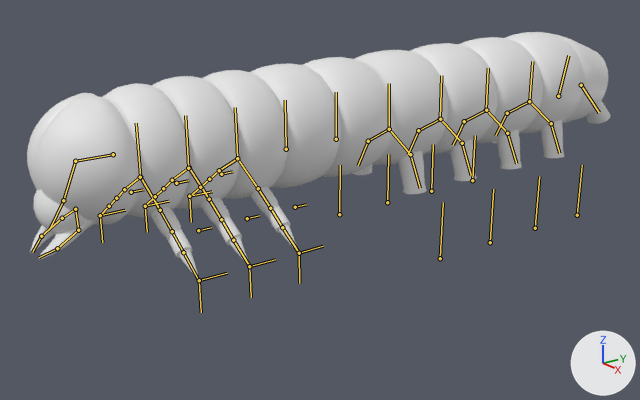
One commit to the Blender file 01/Assets/models/enemies/caterpillars/caterpillar05.blend: the scene before it, then after it.
Both versions are drawn from a 50 mm camera at (11.34, -3.39, 4.75) aimed at (-0.49, 5.46, -0.24). Every picture has the same lights, and +X, +Y and +Z are marked at lower right. Both versions are drawn at frame 1 of the action 'c1_default'; the numbers are the values there. The bones that bend it are drawn over the model as lines.

Names of what the first picture shows: 'body_inner_skin', 'body_outer_shape', 'face', 'forelegs', 'head', 'mandibles', 'prolegs', 'tail'.
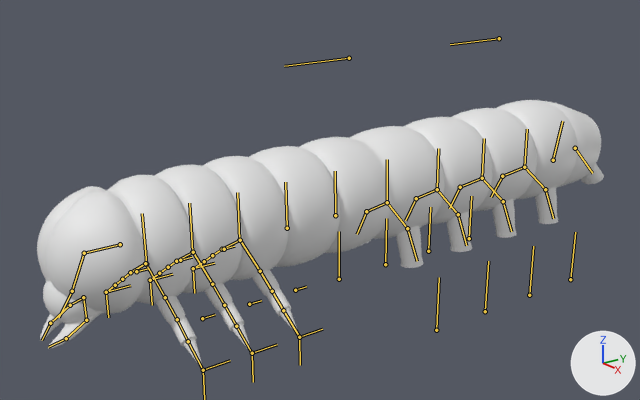
What differs and where, as boxes [x1, y1, x2, y2] in the pictures (640 x 400 px):
'body_outer_shape', posed (10% taller): before [102, 32, 584, 218]; after [106, 100, 578, 304]
'head', posed: before [27, 93, 139, 224]; after [37, 186, 145, 313]
'prolegs', posed (9% narrower, 9% taller): before [352, 120, 564, 194]; after [366, 187, 558, 268]
'tail', posed: before [554, 34, 610, 124]; after [545, 101, 604, 187]
'forelegs', no longer drawn: before [150, 186, 298, 279]
'thoraxlegs', now drawn: after [156, 269, 299, 368]
'face', posed: before [33, 189, 87, 233]; after [43, 281, 95, 323]
'mandibles', posed: before [30, 220, 96, 260]; after [40, 311, 104, 349]
'body_inner_skin', posed: before [103, 74, 448, 212]; after [107, 144, 493, 299]

The change in detail:
Bone 'master_control' (bone_master_control) moves from (0.0, 0.0, -1.35) to (0.0, 0.0, 0.0).
